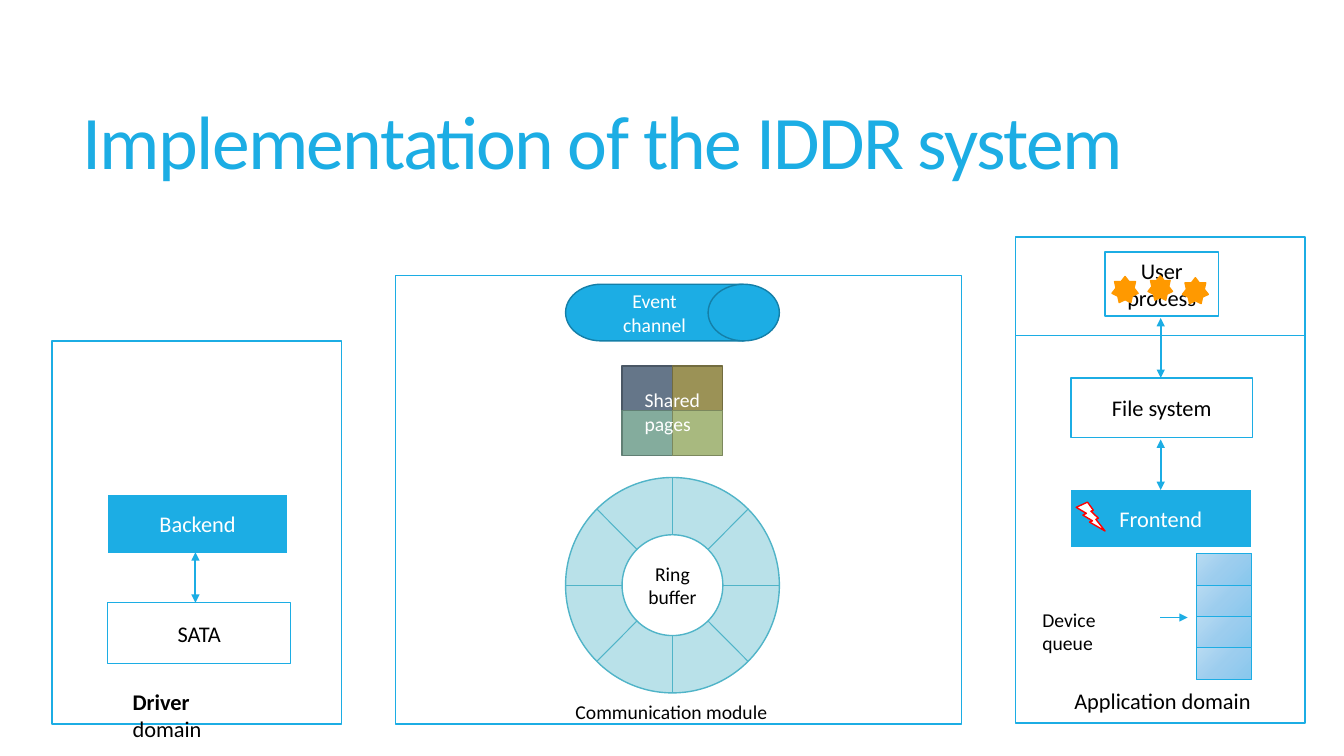
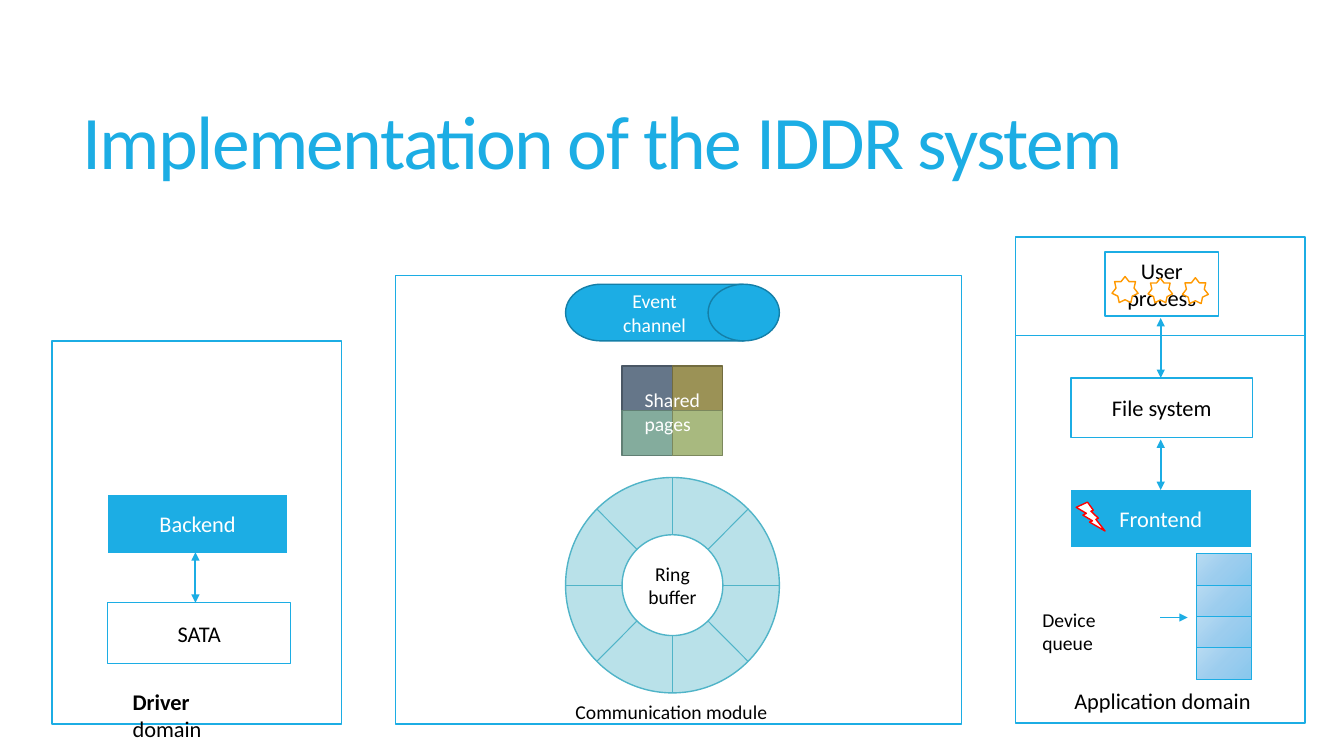
Before and after one commit to sushirol/Isolated-Driver-Domain, a slide deck: slide 15 of doc/presentation/IDDR.pptx. Drawn at 1344x756 pixels with LibreOffice and Linux fonts; fonts in the diff are those of the drawing. Boxes give left, top, right and bottom in pixels: in the first picture for what was removed or moved away, otherwise in the second. Text is boxed around its words. In the diff, an @@ line names an element or a change of style, - is before the commit and + after.

```diff
--- a/doc/presentation/IDDR.pptx
+++ b/doc/presentation/IDDR.pptx
@@ fill #FF9900 to #FFFFFF in 3 elements at bbox=[1112, 276, 1138, 302], bbox=[1183, 278, 1209, 304], bbox=[1148, 278, 1173, 302] @@
```
Also in this commit, not shown: 9 other slides changed, 5 slides added.
